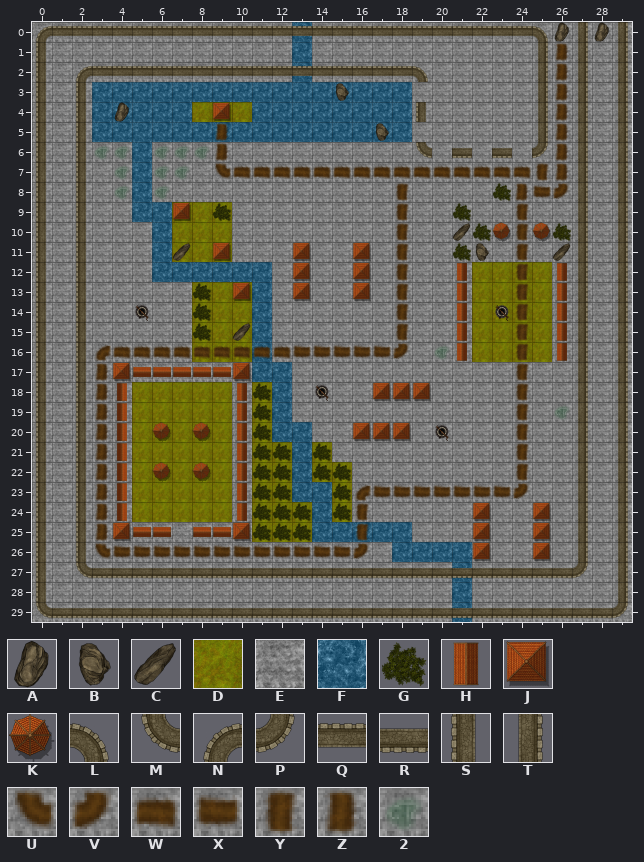
Tiled map, stored at tiled/map8.tmx. The picture above is the old version.
Cells are 100x100 px. Shown: x 0..29, y 0..29.
Key: from "Bushido": A 11 "Boulder_01", B 12 "Boulder_02", C 14 "Boulder_04", D 38 "Floor_Grass", E 45 "Floor_Rock", F 51 "Floor_Water", G 53 "Tree_Crown_01", H 64 "Building_I_01_4x6", J 65 "Building_Tower_3sq_5x5", K 66 "Building_Tower_Octagon_2", L 67 "Castle_Outer_Wall_Corner", M 67 turned 180 "Castle_Outer_Wall_Corner", N 67 turned 270 "Castle_Outer_Wall_Corner", P 67 turned 90 "Castle_Outer_Wall_Corner", Q 68 "Castle_Outer_Wall_Straig", R 68 turned 180 "Castle_Outer_Wall_Straig", S 68 turned 270 "Castle_Outer_Wall_Straig", T 68 turned 90 "Castle_Outer_Wall_Straig", U 76 turned 180 "Path_Thin_2x2_A", V 76 turned 90 "Path_Thin_2x2_A", W 77 "Path_Thin_2x2_B", X 77 turned 180 "Path_Thin_2x2_B", Y 77 turned 270 "Path_Thin_2x2_B", Z 77 turned 90 "Path_Thin_2x2_B", 2 78 "Puddle_2x2_A".
_ is an empty cell.
Layer "Ground" before, first column x 9:
 0 EEEEFEEEEEEEE
 1 EEEEFEEEEEEEE
 2 EEEEFEEEEEEEE
 3 FFFFFFFFFFEEE
 4 DDFFFFFFFFEEE
 5 FFFFFFFFFFEEE
 6 EEEEEEEEEEEEE
 7 EEEEEEEEEEEEE
 8 EEEEEEEEEEEEE
 9 DEEEEEEEEEEEE
Layer "Environment" before, first column x 0:
 0 NQQQQQQQQQQQQQQQQQQQQQQQQLATAT
 1 S________________________TZT_T
 2 S_NQQQQQQQQQQQQQQQQL_____TZT_T
 3 S_S____________B_________TZT_T
 4 S_S_A____J_________S_____TZT_T
 5 S_S______Z_______B_______TZT_T
 6 S_S22_222Z_________M_R_R_PZT_T
 7 S_S_2_22_UWWWWWWWWWWWWWWWYZT_T
 8 S_S_2_2___________Y____GZXVT_T
 9 S_S____J_G________Y__G__Y__T_T
10 S_S_______________Y__CGKYKGT_T
11 S_S____C_J___J__J_Y__GB_Y_CT_T
12 S_S__________J__J_Y__HD_YDHT_T
And afterwards:
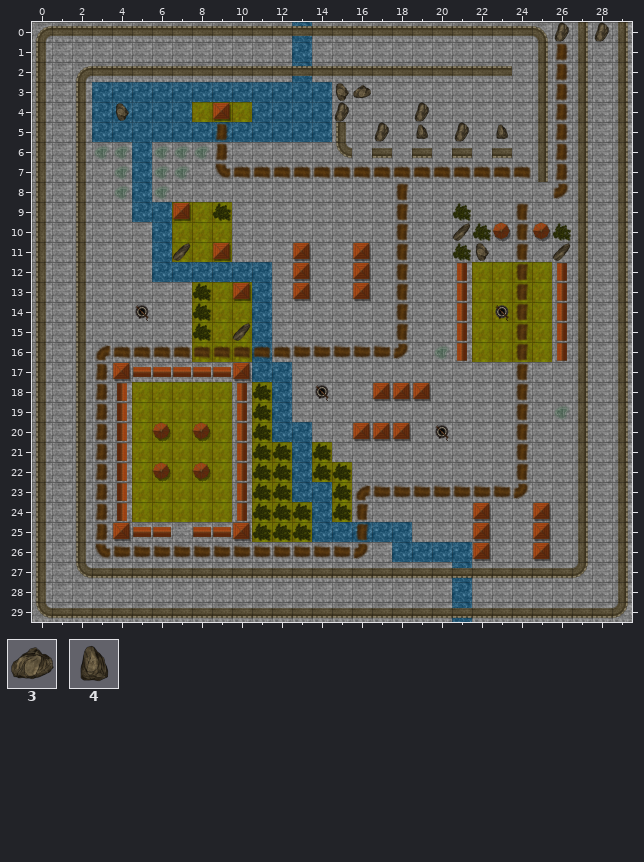
Further tiles: from "Bushido": 3 12 turned 270 "Boulder_02", 4 13 "Boulder_03".
See-through tiles are keyed as they look on the map.
What changed:
{"where": "layer \"Ground\""}
{"y":3,"x":15,"old":"FFFF","new":"EEEE"}
{"y":4,"x":15,"old":"FFFF","new":"EEEE"}
{"y":5,"x":15,"old":"FFFF","new":"EEEE"}
{"where": "layer \"Environment\""}
{"y":2,"x":19,"old":"L____","new":"QQQQQ"}
{"y":3,"x":16,"old":"_","new":"3"}
{"y":4,"x":4,"old":"A","new":"B"}
{"y":4,"x":15,"old":"_","new":"A"}
{"y":4,"x":19,"old":"S","new":"A"}
{"y":5,"x":15,"old":"_","new":"S"}
{"y":5,"x":17,"old":"B","new":"A"}
{"y":5,"x":19,"old":"_","new":"4"}
{"y":5,"x":21,"old":"_","new":"A"}
{"y":5,"x":23,"old":"_","new":"4"}
{"y":6,"x":15,"old":"_","new":"M"}
{"y":6,"x":17,"old":"_","new":"R"}
{"y":6,"x":19,"old":"M","new":"R"}
{"y":6,"x":25,"old":"P","new":"T"}
{"y":7,"x":25,"old":"Y","new":"T"}
{"y":8,"x":23,"old":"GZX","new":"___"}
